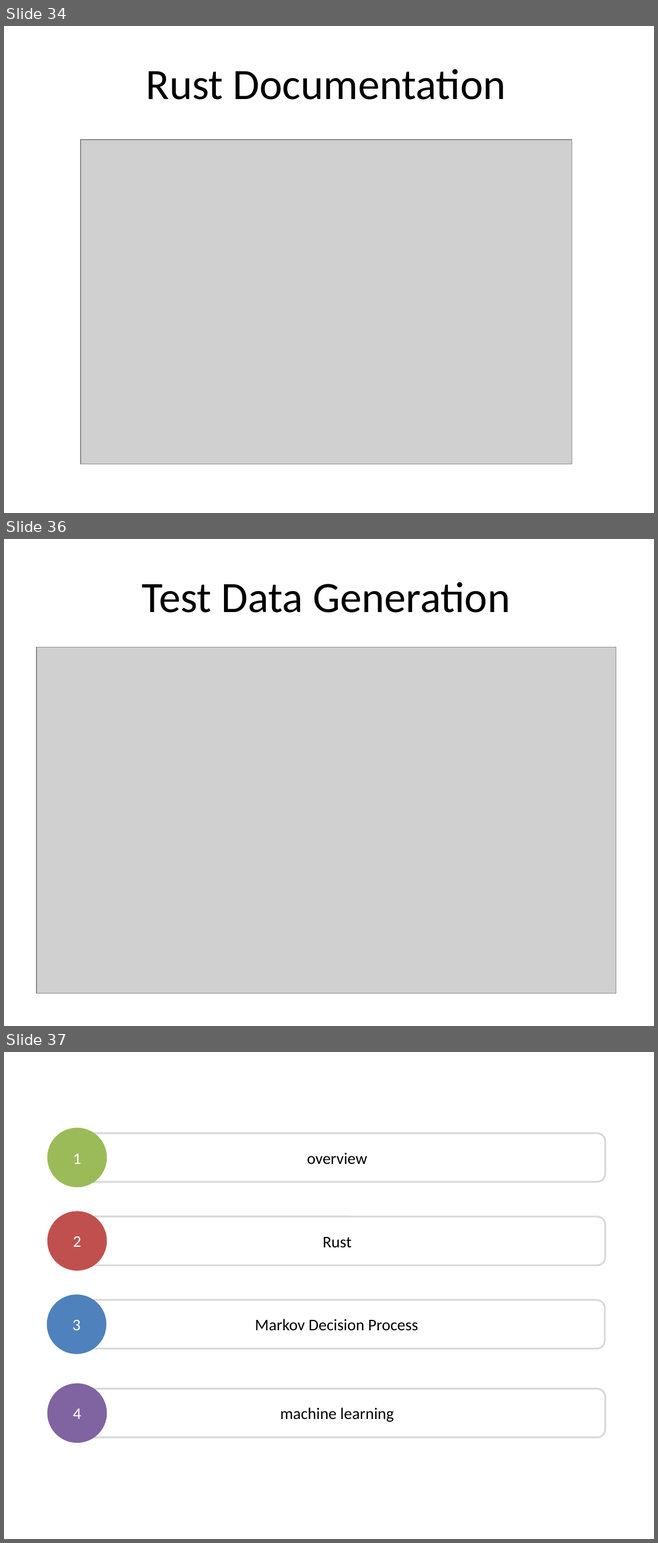
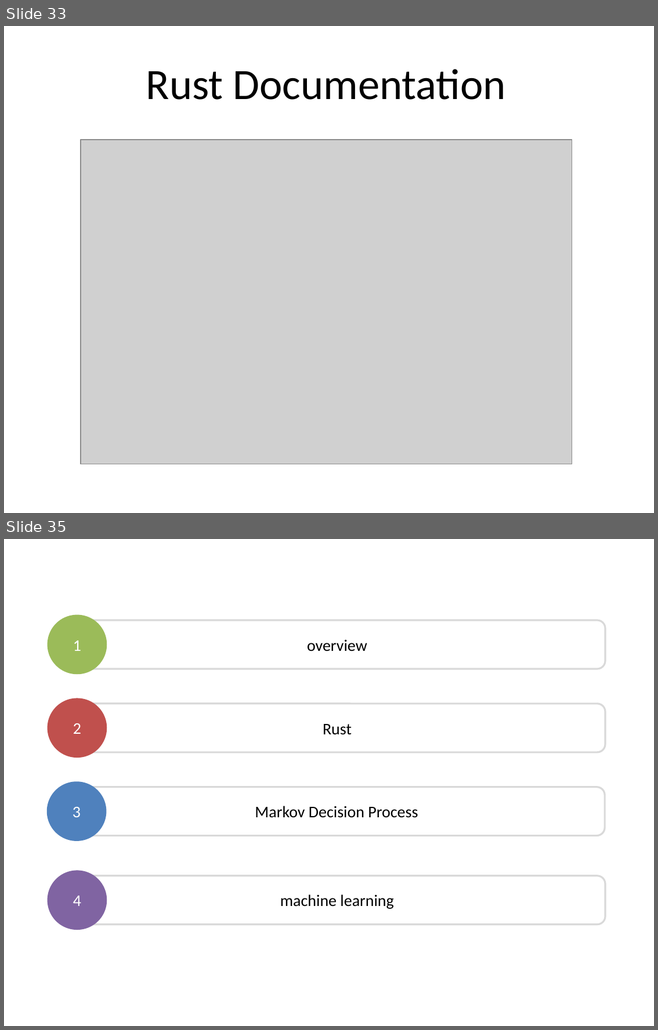
Before and after one commit to dsietz/test-data-generation, a slide deck: An Introduciton to Test Data Generation.pptx. Shown one above the other, each under a label of ours: slides 34, 36 and 37 before the commit, slides 33 and 35 after it; the slides between them are not shown. The pictures are 658x1543 and 658x1030 pixels, drawn with LibreOffice and Linux fonts; fonts in the diff are those of the drawing; grey boxes stand for pictures. Boxes give left, top, right and bottom in pixels: in the first picture for what was removed or moved away, otherwise in the second. Text is boxed around its words. In the diff, an @@ line names an element or a change of style, - is before the commit and + after.

```diff
--- a/An Introduciton to Test Data Generation.pptx
+++ b/An Introduciton to Test Data Generation.pptx
@@ slide 36 removed at bbox=[4, 539, 654, 1026], background #FFFFFF @@
@@ text removed at bbox=[142, 582, 510, 613] @@
-Test Data Generation
@@ picture removed at bbox=[36, 647, 616, 994] @@
@@ what was slide 34 is now slide 33 @@
@@ what was slide 37 is now slide 35 @@
```
Also in this commit, not shown: 4 slides changed, 1 slide added, 2 other slides removed.
